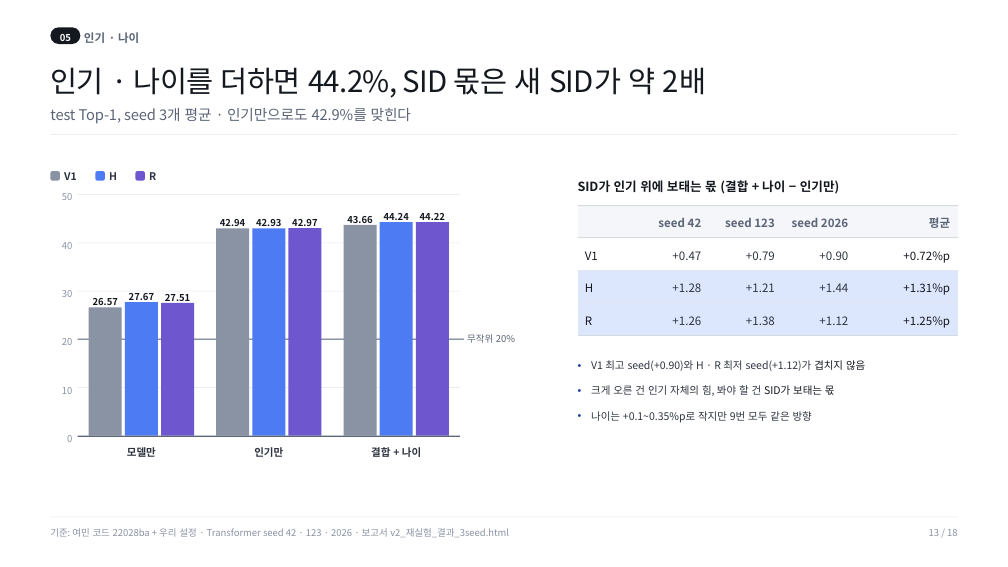
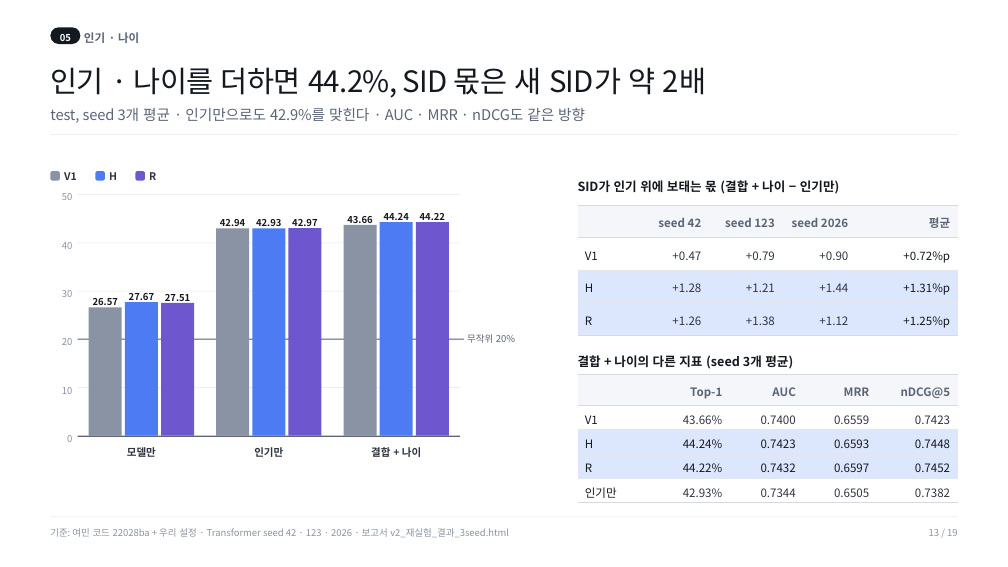
Before and after one commit to minji1217/SID_Project, a slide deck: slide 13 of reports/slides/v2_재실험_결과.pptx. Drawn at 1008x567 pixels with LibreOffice and Linux fonts; fonts in the diff are those of the drawing. Boxes give left, top, right and bottom in pixels: in the first picture for what was removed or moved away, otherwise in the second. Text is boxed around its words. In the diff, an @@ line names an element or a change of style, - is before the commit and + after.

```diff
--- a/reports/slides/v2_재실험_결과.pptx
+++ b/reports/slides/v2_재실험_결과.pptx
@@ text at box(50, 108, 585, 123): text changed @@
-test Top-1, seed 3개 평균 · 인기만으로도 42.9%를 맞힌다
+test, seed 3개 평균 · 인기만으로도 42.9%를 맞힌다 · AUC · MRR · nDCG도 같은 방향
@@ text at box(578, 355, 793, 369): text changed; size 10 to 12 pt; text colour #2E3440 to #14181F; bold on @@
-• V1 최고 seed(+0.90)와 H · R 최저 seed(+1.12)가 겹치지 않음
-• 크게 오른 건 인기 자체의 힘, 봐야 할 건 SID가 보태는 몫
-• 나이는 +0.1~0.35%p로 작지만 9번 모두 같은 방향
+결합 + 나이의 다른 지표 (seed 3개 평균)
@@ table added at box(578, 374, 957, 502), 5 rows, 5 columns @@
+ | Top-1 | AUC | MRR | nDCG@5
+V1 | 43.66% | 0.7400 | 0.6559 | 0.7423
+H | 44.24% | 0.7423 | 0.6593 | 0.7448
+R | 44.22% | 0.7432 | 0.6597 | 0.7452
+인기만 | 42.93% | 0.7344 | 0.6505 | 0.7382
```
Also in this commit, not shown: 16 other slides changed, 1 slide added, 4 other files.
